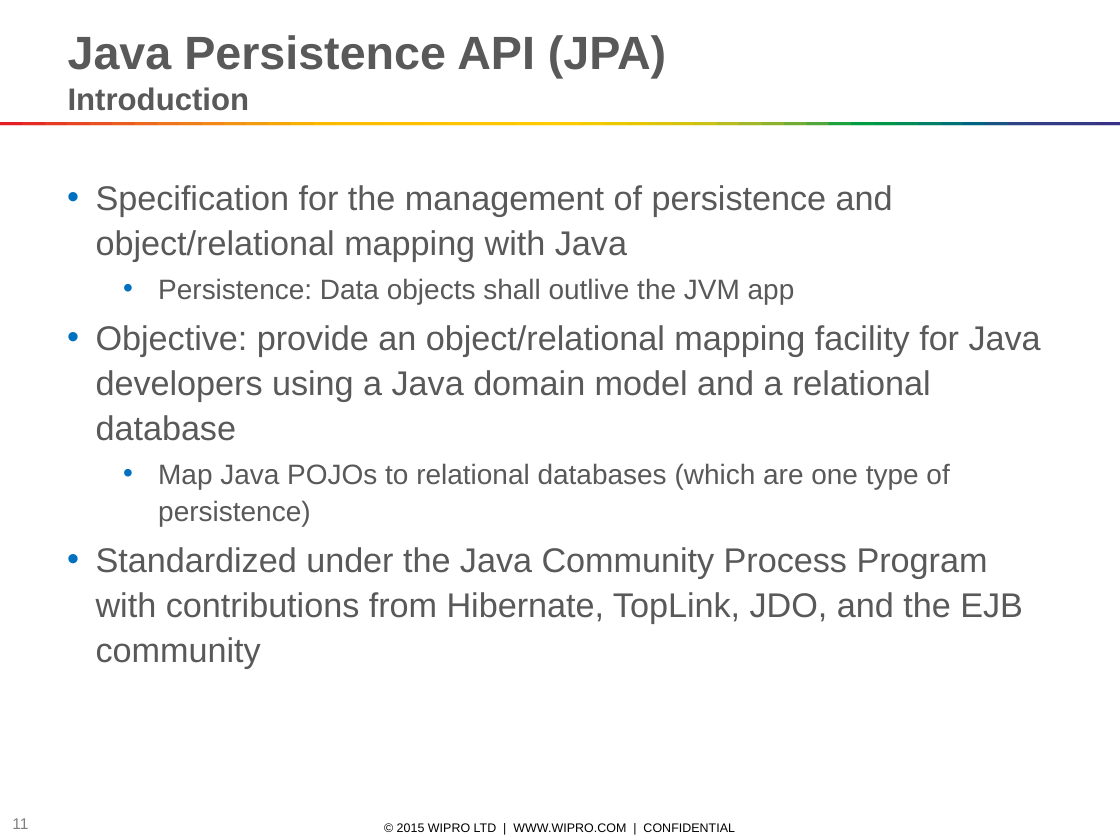
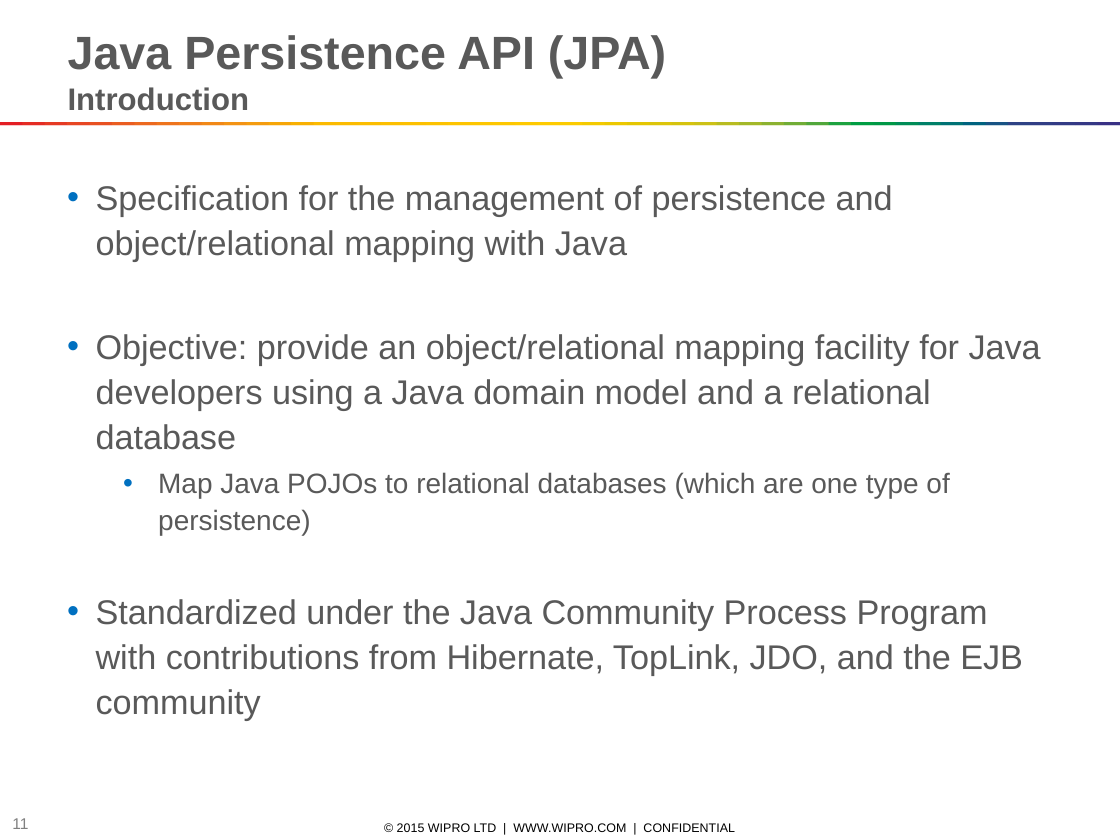
Before and after one commit to marcelsamaruga/wiproTraining, a slide deck: slide 11 of Java Persistence API and Hibernate.pptx. Drawn at 1120x840 pixels with LibreOffice and Linux fonts; fonts in the diff are those of the drawing. Boxes give left, top, right and bottom in pixels: in the first picture for what was removed or moved away, otherwise in the second. Text is boxed around its words. In the diff, an @@ line names an element or a change of style, - is before the commit and + after.

```diff
--- a/Java Persistence API and Hibernate.pptx
+++ b/Java Persistence API and Hibernate.pptx
@@ text at [158,278,795,304]: paragraph removed @@
-  • Persistence: Data objects shall outlive the JVM app
```
Also in this commit, not shown: 3 slides added, 3 slides removed, 2 other files.
